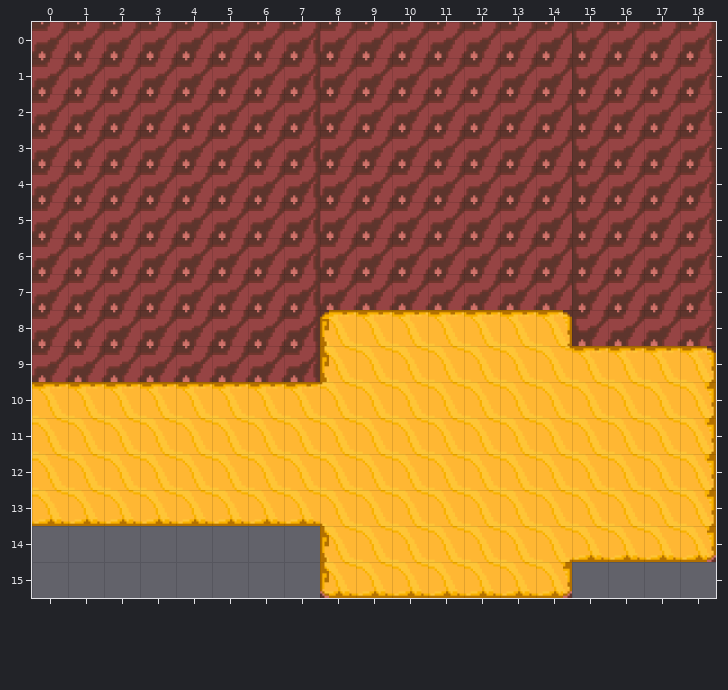
A Tiled map gets an edit: Sprites/maps/Teehee Valley Entrance.tmx. This is how it looked before the edit.
Cells are 80x80 px. Shown: x 0..18, y 0..15.
The result:
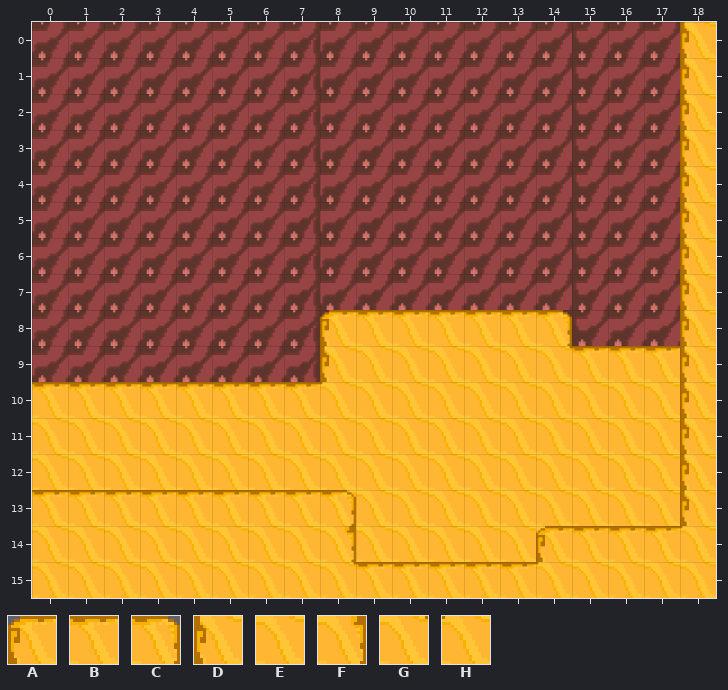
Key: from "Teehee Valley Tileset": A 0, B 1, C 2, D 5, E 6, F 7, G 8, H 9.
_ is an empty cell.
Tiles of an added or newly shown layer are drawn over the layers below it.
The edit:
Layer "Foreground" (now shown):
y 0..12: x 18 _ -> D
y 13: x 0..8 _________ -> BBBBBBBBC; x 18 _ -> D
y 14: x 0..8 _________ -> EEEEEEEEF; x 14..18 _____ -> ABBBH
y 15: x 0..18 ___________________ -> EEEEEEEEGBBBBBHEEEE
Where, in picture pixels (left, top, right, bottom), the same in both pictures:
added: (32, 22, 716, 598)
